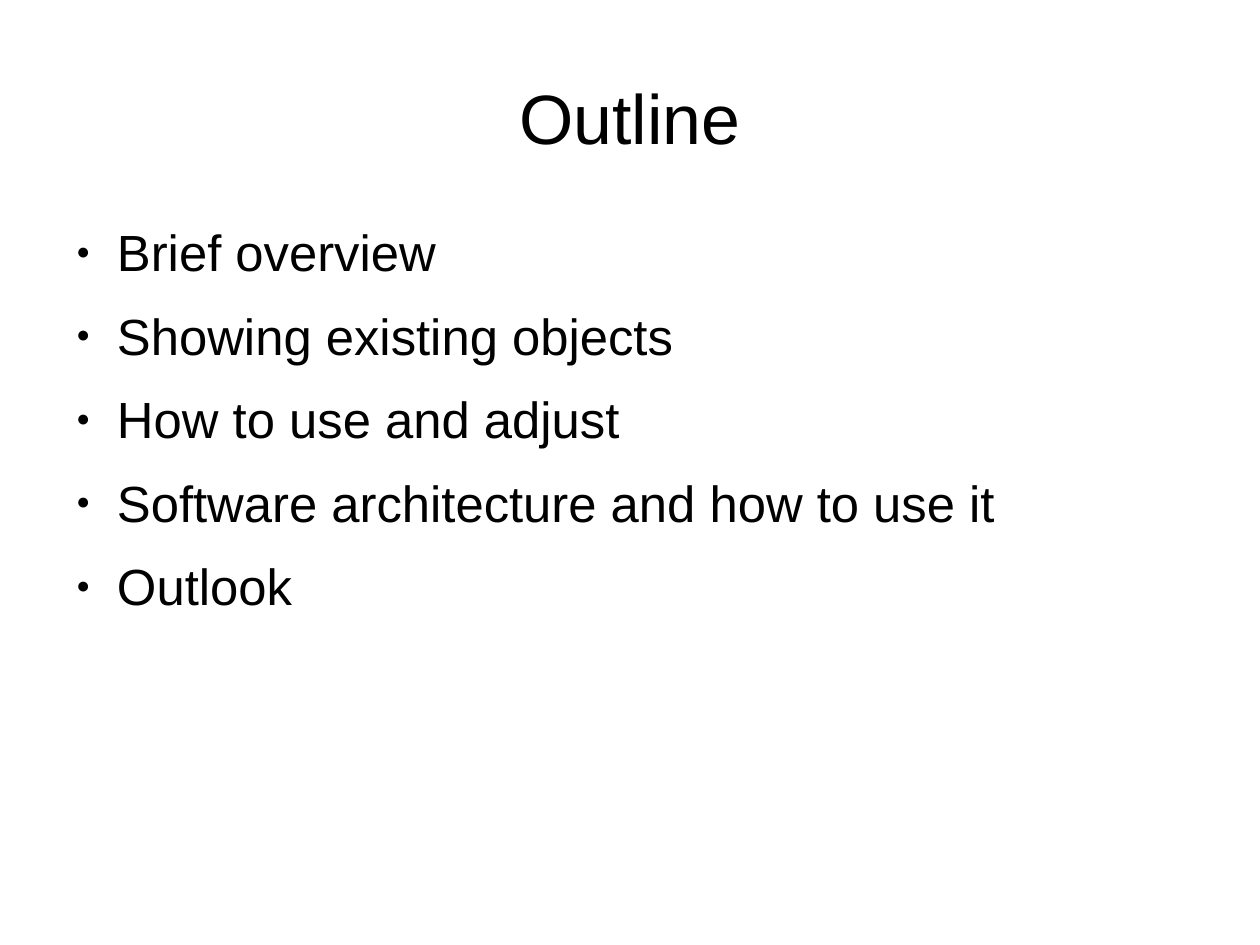
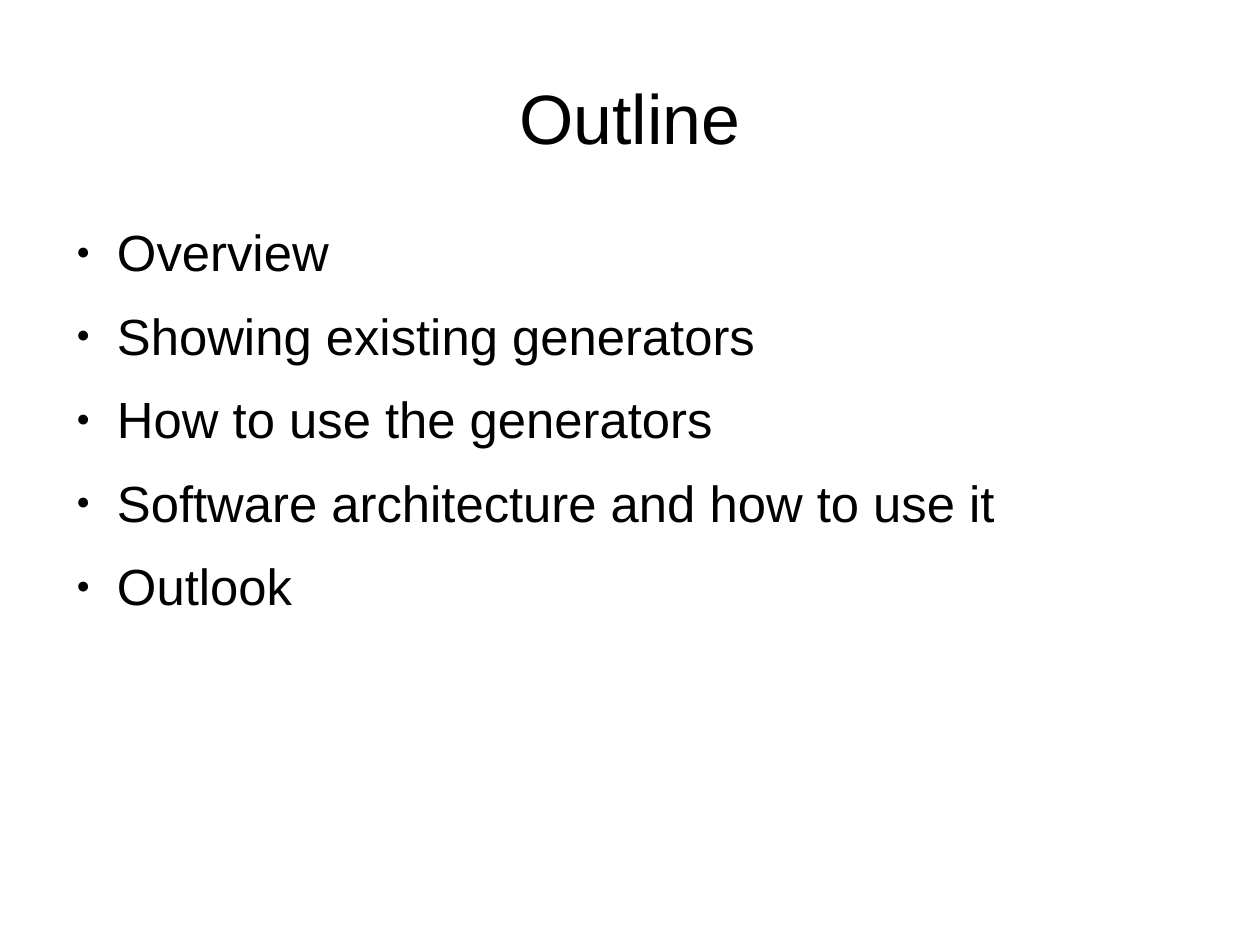
Before and after one commit to florianfesti/boxes, a slide deck: slide 2 of documentation/presentation.odp. Drawn at 1260x945 pixels with LibreOffice and Linux fonts; fonts in the diff are those of the drawing. Boxes give left, top, right and bottom in pixels: in the first picture for what was removed or moved away, otherwise in the second. Text is boxed around its words. In the diff, an @@ line names an element or a change of style, - is before the commit and + after.

```diff
--- a/documentation/presentation.odp
+++ b/documentation/presentation.odp
@@ text at (117,234,755,449): text changed @@
-● Brief overview
-● Showing existing objects
-● How to use and adjust
+● Overview
+● Showing existing generators
+● How to use the generators
```
Also in this commit, not shown: 8 other slides changed, 7 slides added.
